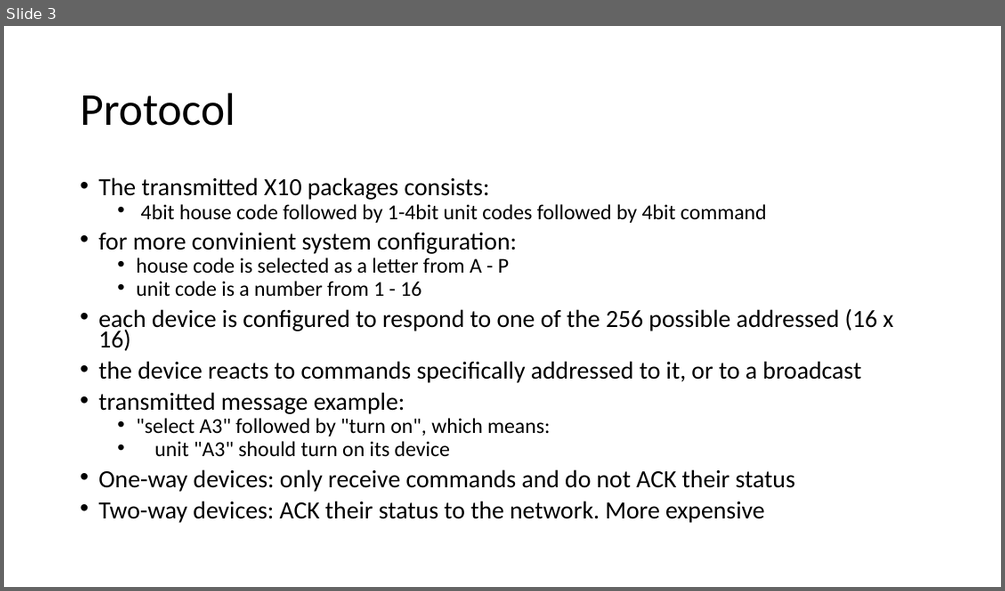
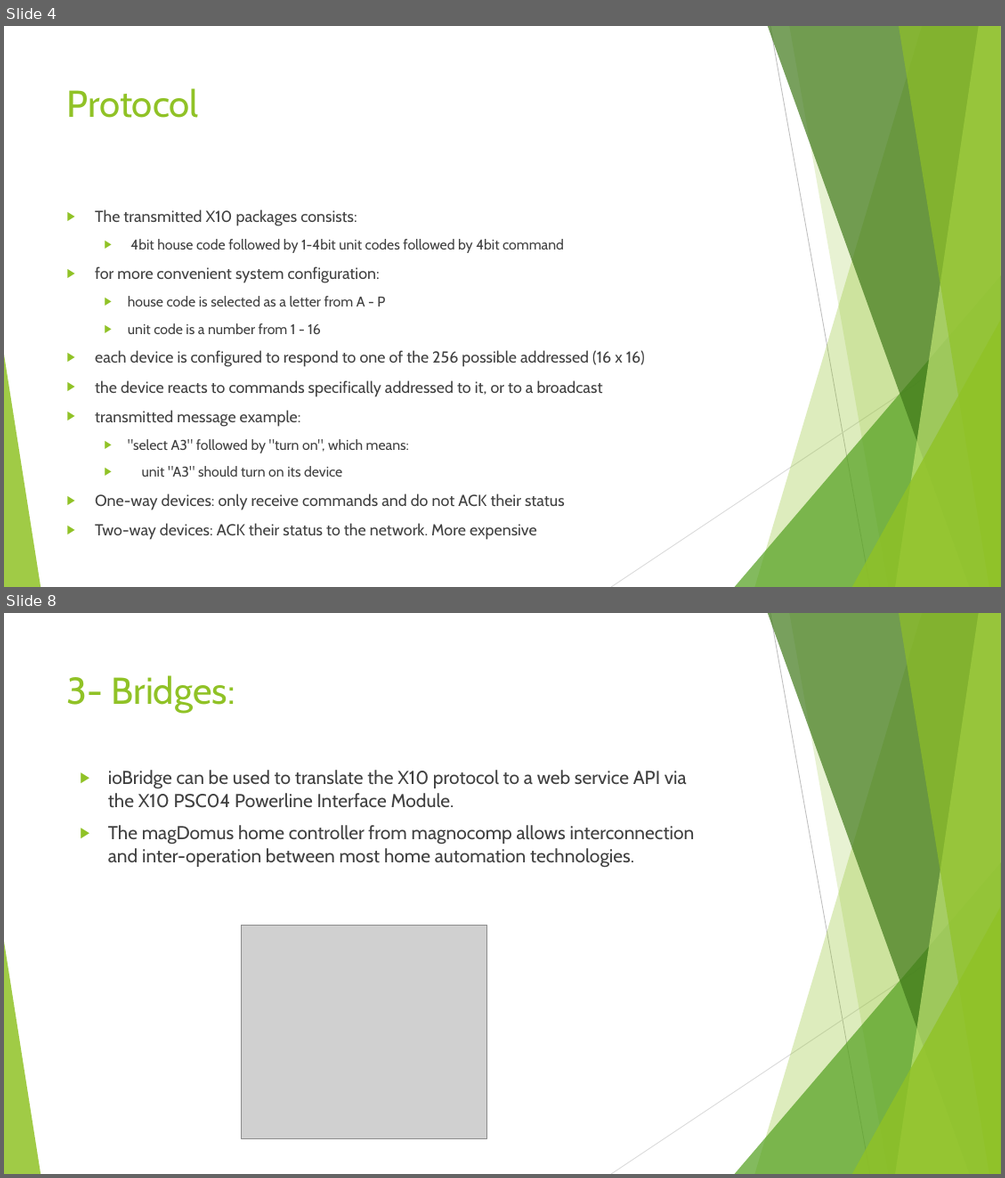
Before and after one commit to alghammariosmah/ulnoiot, a slide deck: teams/aast/altenhofer/2017_06_14/research_x10.pptx. Shown one above the other, each under a label of ours: slide 3 before the commit, slides 4 and 8 after it; the slides between them are not shown. The pictures are 1005x591 and 1005x1178 pixels, drawn with LibreOffice and Linux fonts; fonts in the diff are those of the drawing; grey boxes stand for pictures. Boxes give left, top, right and bottom in pixels: in the first picture for what was removed or moved away, otherwise in the second. Text is boxed around its words. In the diff, an @@ line names an element or a change of style, - is before the commit and + after.

```diff
--- a/teams/aast/altenhofer/2017_06_14/research_x10.pptx
+++ b/teams/aast/altenhofer/2017_06_14/research_x10.pptx
@@ slide 8 added at box(4, 613, 1001, 1174), background #FFFFFF; not listed: 10 template elements that a slide beside it also shows @@
@@ title added at box(67, 675, 235, 713), 36 pt, text #90C226 @@
+3- Bridges:
@@ text added at box(108, 770, 695, 867), 18 pt, text #404040 @@
+▶ ioBridge can be used to translate the X10 protocol to a web service API via the X10 PSC04 Powerline Interface Module.
+▶ The magDomus home controller from magnocomp allows interconnection and inter-operation between most home automation technologies.
@@ picture added at box(241, 925, 487, 1138) @@
@@ what was slide 3 is now slide 4 @@
@@ slide 4 changed as well @@
@@ title "Protocol": place and size @@
-title "Protocol" at box(80, 93, 235, 126)
+title "Protocol" at box(67, 88, 199, 118)
@@ title "Protocol" at box(67, 88, 199, 118): size 44 to 36 pt, font Calibri to Cabin, text colour #000000 to #90C226; line spacing 0.9 to 1; vertical alignment middle to top @@
@@ text "The transmitted X10 packages consists:": place and size @@
-text "The transmitted X10 packages consists:" at box(98, 177, 893, 523)
+text "The transmitted X10 packages consists:" at box(95, 209, 645, 510)
@@ text at box(95, 209, 645, 510): size 23.8 to 15.3 pt in "The transmitted X10 packages consists:", "each device is configured to respond to ...", "the device reacts to commands specifically addressed ...", "transmitted message example:" and 2 more places; font Calibri to Cabin, text colour #000000 to #404040; size 20.4 to 13.6 pt in "4bit house code followed by 1-4bit unit ...", "house code is selected as a letter ...", "unit code is a number from 1 ...", ""select A3" followed by "turn on", which ..." and 1 more places; bullet • to ▶; line spacing 0.7 to 1; more space between paragraphs @@
@@ text at box(95, 266, 380, 283): text changed; size 23.8 to 15.3 pt; font Calibri to Cabin; text colour #000000 to #404040 @@
-• for more convinient system configuration:
+▶ for more convenient system configuration:
@@ group added at box(4, 26, 1001, 587): 5 freeform shapes, 3 triangles, 2 lines @@
```
Also in this commit, not shown: 2 other slides changed, 4 other slides added, 14 other files.
